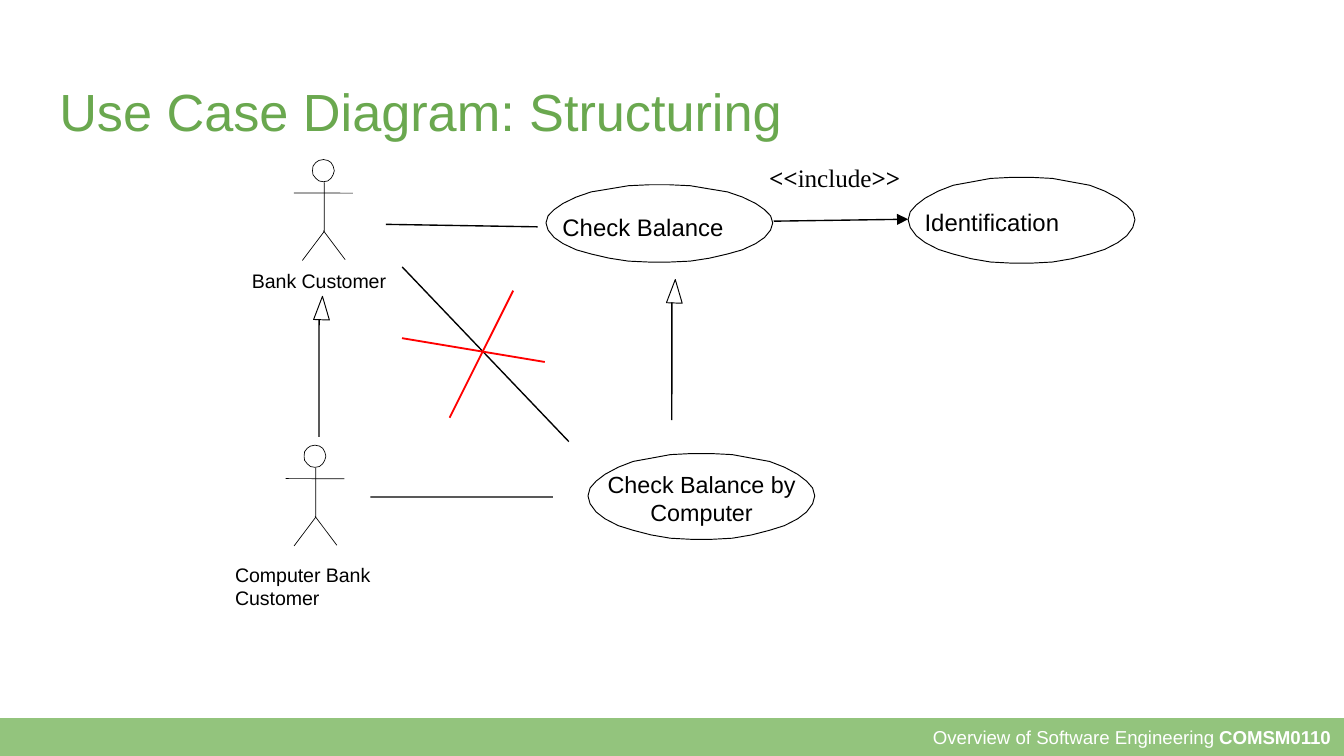
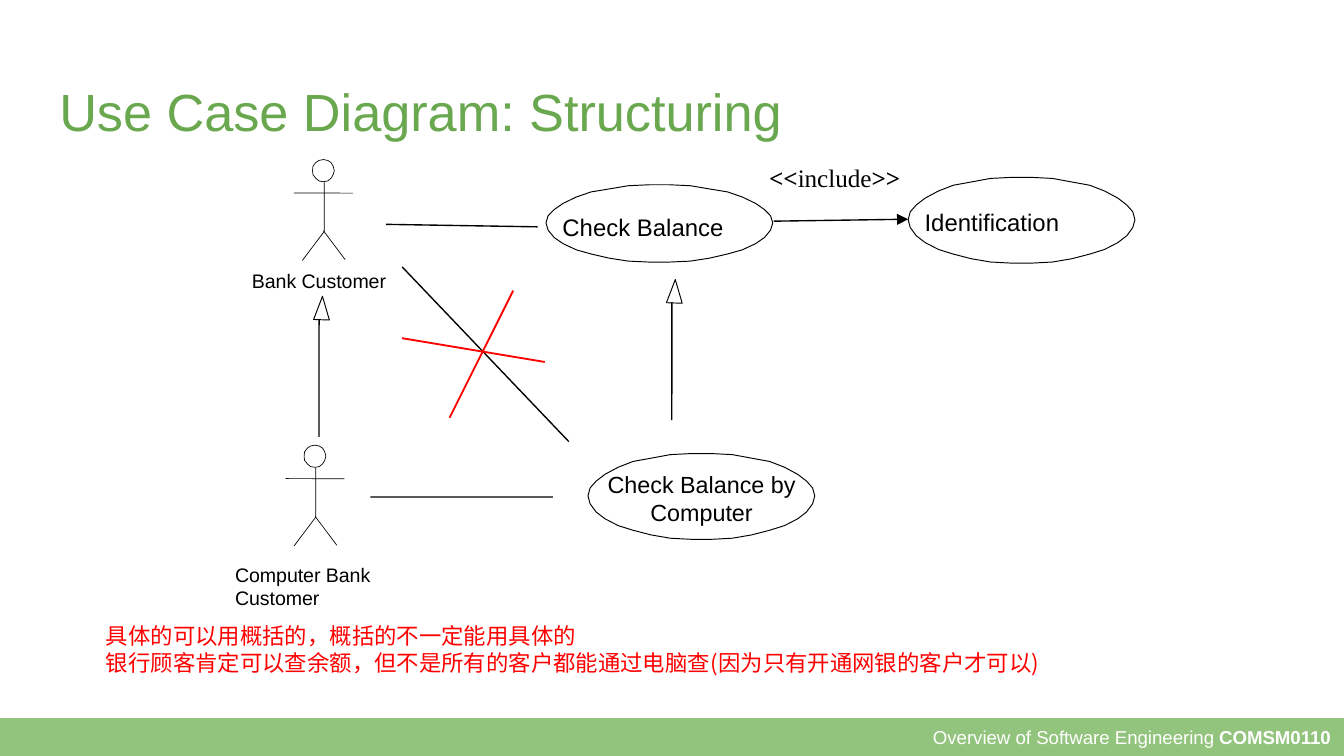
Before and after one commit to Kathy3665/coursesource, a slide deck: slide 32 of slides/3a - Requirements.odp. Drawn at 1344x756 pixels with LibreOffice and Linux fonts; fonts in the diff are those of the drawing. Boxes give left, top, right and bottom in pixels: in the first picture for what was removed or moved away, otherwise in the second. Text is boxed around its words. In the diff, an @@ line names an element or a change of style, - is before the commit and + after.

```diff
--- a/slides/3a - Requirements.odp
+++ b/slides/3a - Requirements.odp
@@ text added at [106,625,1040,676], 12 pt, text #FF0000 @@
+具体的可以用概括的，概括的不一定能用具体的
+银行顾客肯定可以查余额，但不是所有的客户都能通过电脑查(因为只有开通网银的客户才可以)
```
Also in this commit, not shown: 9 other slides changed, 1 other file.
